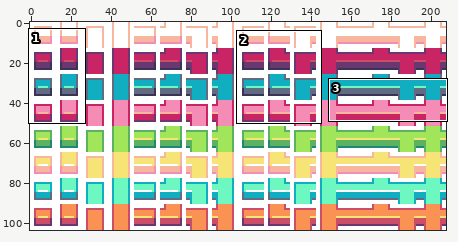
Two versions of one sprite sheet, examples/19 - snake with guns/img/players4.png. The picture above shows the old version from afar; the outline marks the close-up.
Close-up. As it was:
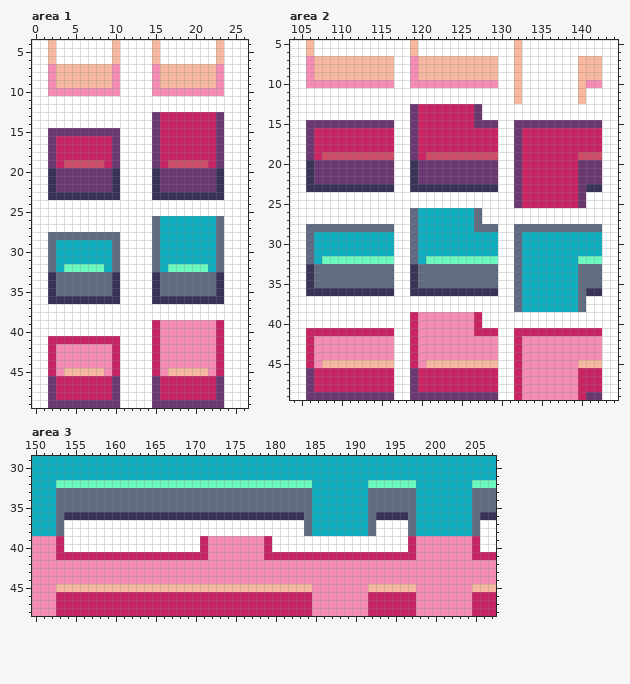
The file is 208x104 pixels. Shown: area 1: x 0..26, y 4..49; area 2: x 104..144, y 5..49; area 3: x 150..207, y 29..48. The commit also changed other parts of the picture, which this record leaves out.
And afterwards:
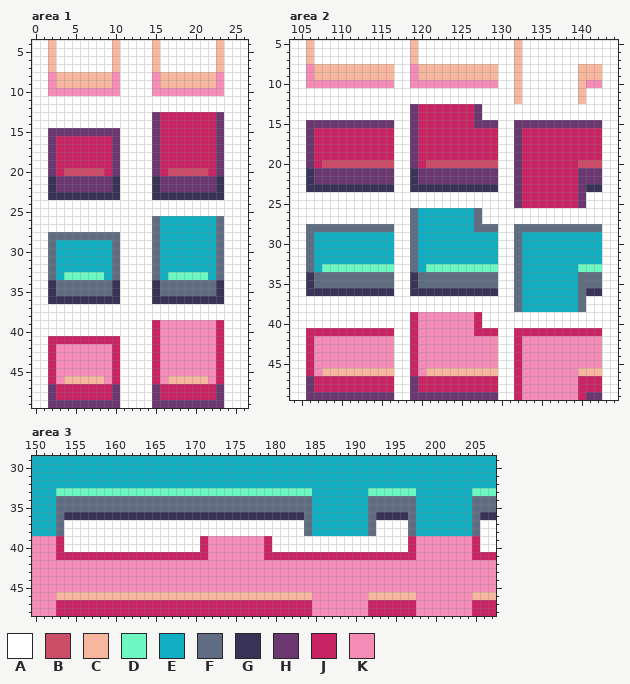
Palette (. is transparent): A #ffffff  B #cb4d68  C #f7b69e  D #6df7c1  E #11adc1  F #606c81  G #393457  H #6a3771  J #c92464  K #f48cb6
What changed:
{"where": "area 1"}
{"y":7,"x":2,"old":"KCCCCCCCK","new":"CAAAAAAAC"}
{"y":7,"x":15,"old":"KCCCCCCCK","new":"CAAAAAAAC"}
{"y":19,"x":4,"old":"BBBBB","new":"JJJJJ"}
{"y":19,"x":17,"old":"BBBBB","new":"JJJJJ"}
{"y":20,"x":2,"old":"GHHHHHHHG","new":"HJBBBBBJH"}
{"y":20,"x":15,"old":"GHHHHHHHG","new":"HJBBBBBJH"}
{"y":32,"x":4,"old":"DDDDD","new":"EEEEE"}
{"y":32,"x":17,"old":"DDDDD","new":"EEEEE"}
{"y":33,"x":2,"old":"GFFFFFFFG","new":"FEDDDDDEF"}
{"y":33,"x":15,"old":"GFFFFFFFG","new":"FEDDDDDEF"}
{"y":45,"x":4,"old":"CCCCC","new":"KKKKK"}
{"y":45,"x":17,"old":"CCCCC","new":"KKKKK"}
{"y":46,"x":2,"old":"HJJJJJJJH","new":"JKCCCCCKJ"}
{"y":46,"x":15,"old":"HJJJJJJJH","new":"JKCCCCCKJ"}
{"where": "area 2"}
{"y":7,"x":106,"old":"KCCCCCCCCCC","new":"CAAAAAAAAAA"}
{"y":7,"x":119,"old":"KCCCCCCCCCC","new":"CAAAAAAAAAA"}
{"y":7,"x":140,"old":"CCC","new":"AAA"}
{"y":19,"x":108,"old":"BBBBBBBBB","new":"JJJJJJJJJ"}
{"y":19,"x":121,"old":"BBBBBBBBB","new":"JJJJJJJJJ"}
{"y":19,"x":140,"old":"BBB","new":"JJJ"}
{"y":20,"x":106,"old":"GHHHHHHHHHH","new":"HJBBBBBBBBB"}
{"y":20,"x":119,"old":"GHHHHHHHHHH","new":"HJBBBBBBBBB"}
{"y":20,"x":140,"old":"HHH","new":"BBB"}
{"y":32,"x":108,"old":"DDDDDDDDD","new":"EEEEEEEEE"}
{"y":32,"x":121,"old":"DDDDDDDDD","new":"EEEEEEEEE"}
{"y":32,"x":140,"old":"DDD","new":"EEE"}
{"y":33,"x":106,"old":"GFFFFFFFFFF","new":"FEDDDDDDDDD"}
{"y":33,"x":119,"old":"GFFFFFFFFFF","new":"FEDDDDDDDDD"}
{"y":33,"x":140,"old":"FFF","new":"DDD"}
{"y":45,"x":108,"old":"CCCCCCCCC","new":"KKKKKKKKK"}
{"y":45,"x":121,"old":"CCCCCCCCC","new":"KKKKKKKKK"}
{"y":45,"x":140,"old":"CCC","new":"KKK"}
{"y":46,"x":106,"old":"HJJJJJJJJJJ","new":"JKCCCCCCCCC"}
{"y":46,"x":119,"old":"HJJJJJJJJJJ","new":"JKCCCCCCCCC"}
{"y":46,"x":140,"old":"JJJ","new":"CCC"}
{"where": "area 3"}
{"y":32,"x":153,"old":"DDDDDDDDDDDDDDDDDDDDDDDDDDDDDDDD","new":"EEEEEEEEEEEEEEEEEEEEEEEEEEEEEEEE"}
{"y":32,"x":192,"old":"DDDDDD","new":"EEEEEE"}
{"y":32,"x":205,"old":"DDD","new":"EEE"}
{"y":33,"x":153,"old":"FFFFFFFFFFFFFFFFFFFFFFFFFFFFFFFF","new":"DDDDDDDDDDDDDDDDDDDDDDDDDDDDDDDD"}
{"y":33,"x":192,"old":"FFFFFF","new":"DDDDDD"}
{"y":33,"x":205,"old":"FFF","new":"DDD"}
{"y":45,"x":153,"old":"CCCCCCCCCCCCCCCCCCCCCCCCCCCCCCCC","new":"KKKKKKKKKKKKKKKKKKKKKKKKKKKKKKKK"}
{"y":45,"x":192,"old":"CCCCCC","new":"KKKKKK"}
{"y":45,"x":205,"old":"CCC","new":"KKK"}
{"y":46,"x":153,"old":"JJJJJJJJJJJJJJJJJJJJJJJJJJJJJJJJ","new":"CCCCCCCCCCCCCCCCCCCCCCCCCCCCCCCC"}
{"y":46,"x":192,"old":"JJJJJJ","new":"CCCCCC"}
{"y":46,"x":205,"old":"JJJ","new":"CCC"}
